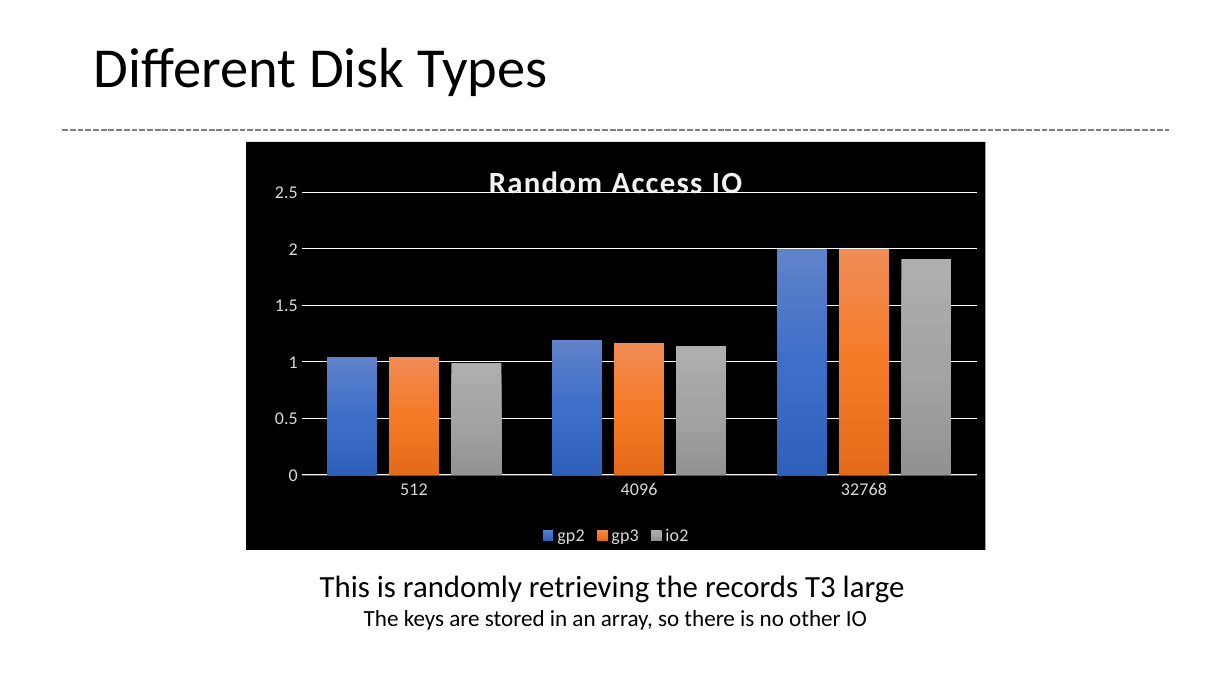
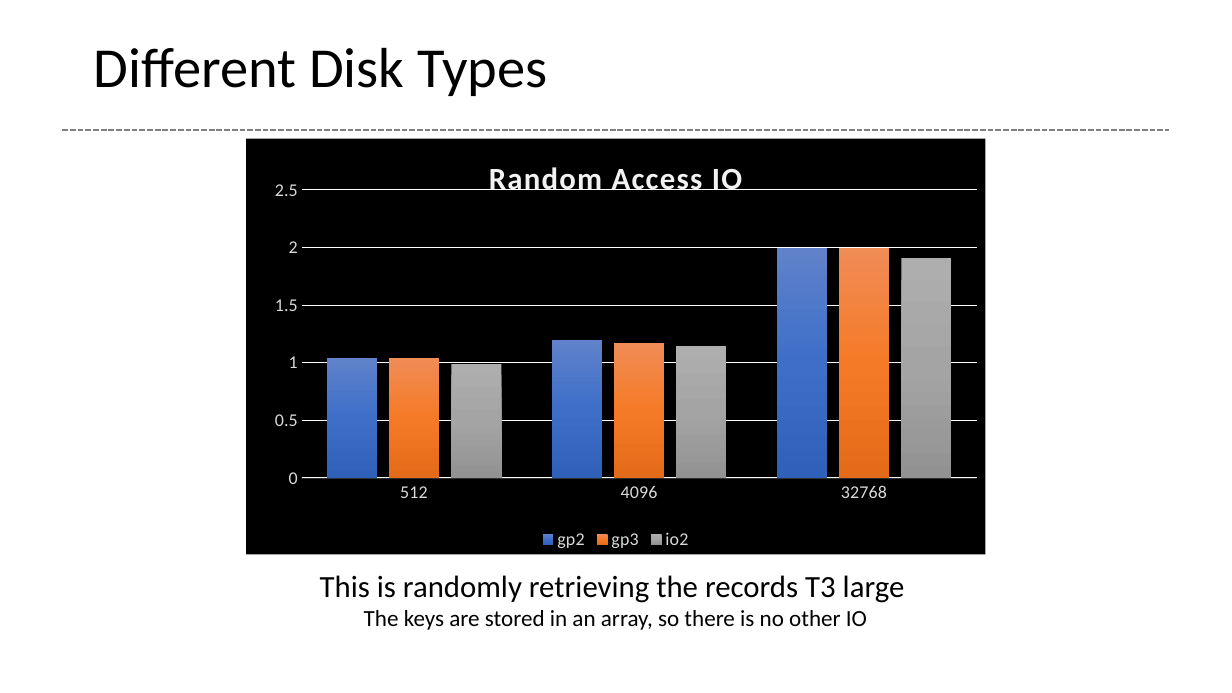
Before and after one commit to glenntu15/BuildVoterDatabase, a slide deck: slide 12 of Proj_presentation.pptx. Drawn at 1232x693 pixels with LibreOffice and Linux fonts; fonts in the diff are those of the drawing. Boxes give left, top, right and bottom in pixels: in the first picture for what was removed or moved away, otherwise in the second. Text is boxed around its words. In the diff, an @@ line names an element or a change of style, - is before the commit and + after.

```diff
--- a/Proj_presentation.pptx
+++ b/Proj_presentation.pptx
@@ column chart resized from (x1=246, y1=142, x2=985, y2=551) to (x1=246, y1=139, x2=985, y2=555) @@
```
Also in this commit, not shown: 5 other slides changed, 8 slides added, 2 slides removed.
